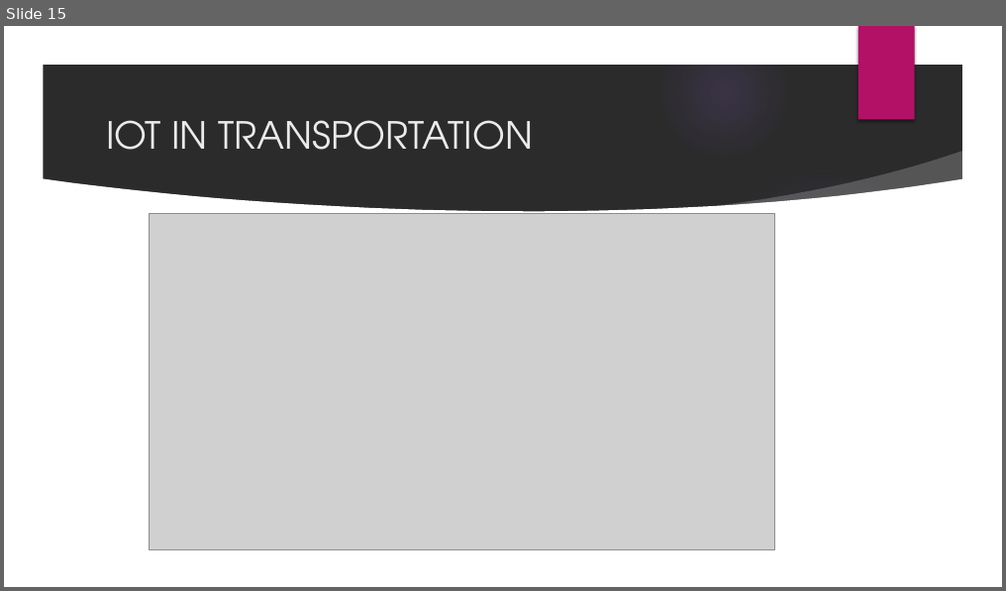
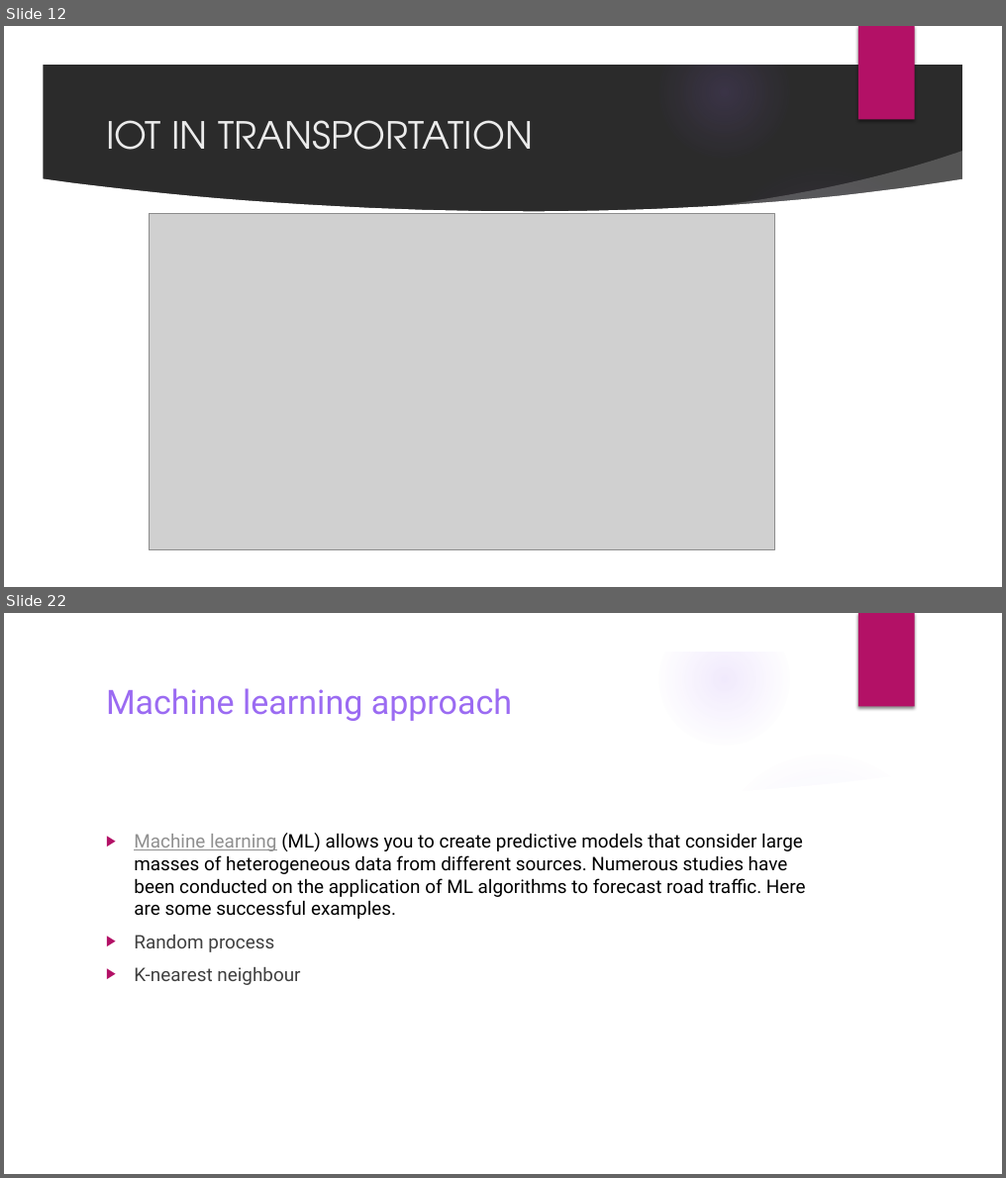
Before and after one commit to Kani-mozhi3/IOT-project, a slide deck: IOT project.pptx. Shown one above the other, each under a label of ours: slide 15 before the commit, slides 12 and 22 after it; the slides between them are not shown. The pictures are 1006x591 and 1006x1178 pixels, drawn with LibreOffice and Linux fonts; fonts in the diff are those of the drawing; grey boxes stand for pictures; background and template pictures are left out; a plain dark background stands for a picture behind light text. Boxes give left, top, right and bottom in pixels: in the first picture for what was removed or moved away, otherwise in the second. Text is boxed around its words. In the diff, an @@ line names an element or a change of style, - is before the commit and + after.

```diff
--- a/IOT project.pptx
+++ b/IOT project.pptx
@@ slide 22 added at bbox=[4, 613, 1002, 1174], background picture (left out); not listed: 9 template elements that a slide beside it also shows @@
@@ title added at bbox=[106, 688, 512, 721], 32.4 pt, text #9B6BF2 @@
+Machine learning approach
@@ text added at bbox=[134, 833, 806, 985], 18 pt, text #000000 @@
+▶ Machine learning (ML) allows you to create predictive models that consider large masses of heterogeneous data from different sources. Numerous studies have been conducted on the application of ML algorithms to forecast road traffic. Here are some successful examples.
+▶ Random process
+▶ K-nearest neighbour
@@ what was slide 15 is now slide 12 @@
```
Also in this commit, not shown: 6 slides changed, 36 other slides added, 3 slides removed.
